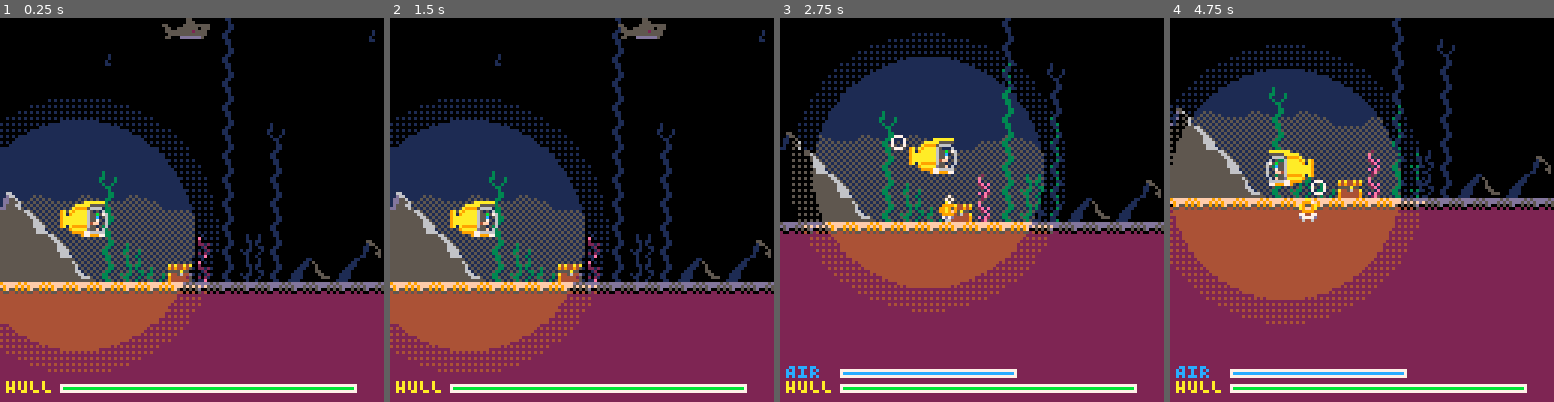
Above: before the commit, frames 1-4 (left to right).
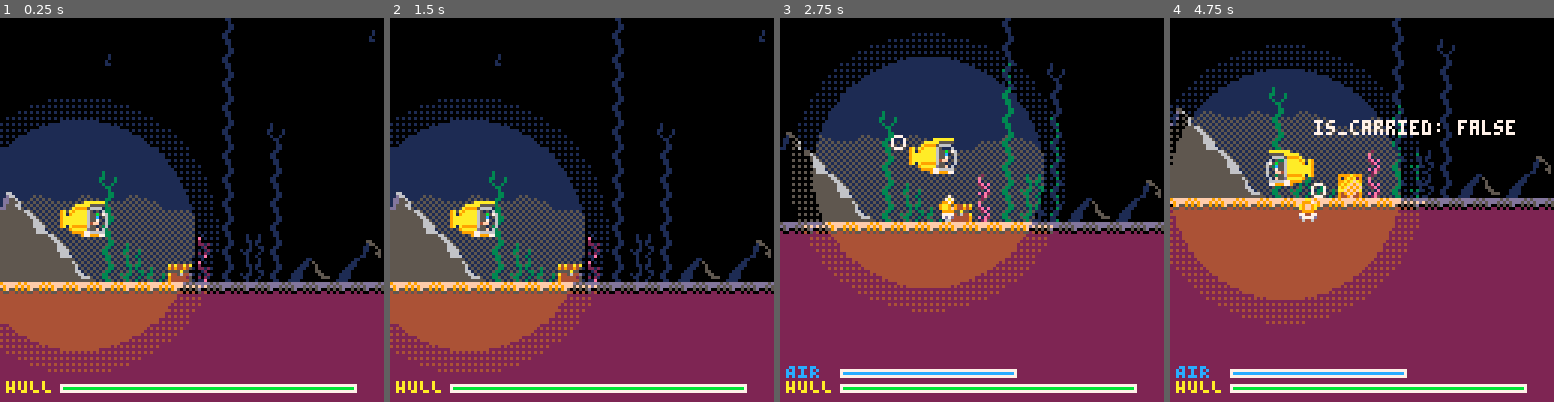
Above: after the commit, the same moments.

Repository: teamgantt/tg-sub-game
Game: PICO-8 cartridge tg-sub.p8
Same seed, same stepped clock (60 frames per second), same inputs: the game is played once before the commit and once after it.
Inputs:
- Up to frame 1 (0.25 s): no input
- Up to frame 2 (1.5 s): tap X (X key) at 0.33, 1.07 s
- Up to frame 3 (2.75 s): hold Right 1.6-2.1 s; tap X (X key) at 1.85 s; hold Up 2.15-2.42 s; hold Right from 2.47 s (still down)
- Up to frame 4 (4.75 s): tap X (X key) at 2.97, 4.08 s; release Right at 3.03 s; hold Left 3.08-3.58 s; hold Down 3.63-3.97 s; hold Right 4.02-4.68 s; hold Up from 4.73 s (still down)

The runs differ from the first frame. In frame 1, 0.4% of the frame differs, in the area x 42-55%, y 0-6%; in frame 2, 0.4%; in frame 3, 0.1%; in frame 4, 1.3%, in the area x 35-90%, y 26-50%.

Commit message:
adds dynamic object setup/handling

Diff:
--- /dev/null
+++ b/src/dynamic-obj.lua
@@ -0,0 +1,123 @@
+function i_dyn_objs()
+  chest = class {
+    init = function(self, x, y)
+      self.x = x
+      self.y = y
+      self.w = 8
+      self.h = 8
+      self.img = 59 -- closed chest
+      self.open = false
+    end,
+    update = function(self, dt)
+      if self.open then
+        self.img = 60 -- open chest
+      end
+
+      if (check_collision(self, player.diver)) then
+        if (btn(⬇️) and not self.open) then
+          self.open = true
+          sfx(5)
+
+          -- spawn treasure
+          local treasure = treasure(self.x, self.y)
+          add(world.treasures, treasure)
+        end
+      end
+    end,
+    draw = function(self)
+      spr(self.img, self.x, self.y)
+    end,
+  }
+
+  treasure = class {
+    init = function(self, x, y)
+      self.x = x
+      self.y = y
+      self.w = 8
+      self.h = 8
+      self.dy = 0
+      self.is_carried = false
+      self.is_hooked = false
+      self.img = 61 -- treasure
+      self.show_hint = false
+    end,
+    update = function(self, dt)
+      if (check_collision(self, player.diver)) then
+        self.show_hint = true
+
+        if (btnp(⬇️) and not self.is_carried) then
+          self.is_carried = true
+          sfx(7)
+        elseif ((btnp(⬇️)) and self.is_carried) then
+          self.is_carried = false
+          sfx(7)
+        end
+      else
+        self.show_hint = false
+      end
+
+      if self.is_carried and player.mode == 'diver' then
+        -- hold treasure in front of player depending on direction
+        if player.diver.flipx then
+          self.x = player.diver.x - 8
+          self.y = player.diver.y
+        elseif not player.diver.flipx then
+          self.x = player.diver.x + 8
+          self.y = player.diver.y
+        end
+      else
+        self.is_carried = false
+      end
+
+      -- handle world collisions
+      -- if treasure is not carried, collide with world
+      if (self.is_carried or collide_map(self, 'down', 0)) then
+        self.dy = 0
+      else
+        self.y+=.2
+      end
+
+    end,
+    draw = function(self)
+      print('is_carried: '..tostr(self.is_carried), self.x-8, self.y-18, 7)
+      if player.mode == 'diver' then
+        if self.show_hint and not self.is_carried then
+          print('⬇️ GRAB', self.x-8, self.y-10, 7)
+        elseif self.show_hint and self.is_carried then
+          print('⬇️ DROP', self.x-8, self.y-10, 7)
+        end
+      end
+      spr(self.img, self.x, self.y)
+    end,
+  }
+
+  clam = class {
+    init = function(self, x, y)
+      self.x = x-8
+      self.y = y-8
+      self.w = 16
+      self.h = 16
+      self.img = 12 -- closed clam
+      self.open = false
+    end,
+    update = function(self, dt)
+      if self.open then
+        self.img = 14 -- open clam
+      end
+
+
+      if (check_collision(self, player.diver)) then
+        if (btnp(⬇️) and not self.open) then
+          self.open = true
+          sfx(6)
+        end
+      end
+    end,
+    draw = function(self)
+      spr(self.img, self.x, self.y, 2, 2, false, false)
+    end,
+    collision = function(self, other)
+      if (check_collision(self, other)) return true
+    end
+  }
+end
--- a/src/sub.lua
+++ b/src/sub.lua
@@ -128,6 +128,15 @@
     end
   end
 
+  -- collide with player to pick up
+  if (check_collision(tgsub, player.diver)) then
+    player.mode = 'tgsub'
+    player.diver.x = 0
+    player.diver.y = 0
+    player.diver.o2 = 100
+    sfx(3)
+  end
+
   --apply dx and dy to player position
   tgsub.x+=tgsub.dx
   tgsub.y+=tgsub.dy
--- a/src/world.lua
+++ b/src/world.lua
@@ -2,15 +2,55 @@
 function i_world()
   world={}
   world.water_surface=28
+  world.chests={}
+  world.clams={}
+  world.sharks={}
+  world.treasures={}
 
-  shark1 = shark(50, 160)
+  shark1 = shark(160, 160)
   shark2 = shark(160, 130)
+
+  -- setup dynamic objects
+  -- loop over all map tiles and create objects
+  for i=1, 208 do
+    for j=1, 256 do
+      local tile = mget(i, j)
+      if tile == 59 then
+        -- create a chest
+        local chest = chest(i*8, j*8)
+        add(world.chests, chest)
+        -- remove static tile
+        mset(i, j, 0)
+      end
+      if tile == 11 then
+        -- create a clam
+        local clam = clam(i*8, j*8)
+        add(world.clams, clam)
+        -- remove static tile
+        mset(i, j, 0)
+      end
+    end
+  end
 end
 
 function u_world()
   -- update sharks
   shark1:update()
   shark2:update()
+
+  -- update dynamic objects
+  for i=1, #world.chests do
+    world.chests[i]:update()
+  end
+
+  for i=1, #world.clams do
+    world.clams[i]:update()
+  end
+
+  -- update treasures
+  for i=1, #world.treasures do
+    world.treasures[i]:update()
+  end
 end
 
 function d_world()
@@ -29,6 +69,20 @@
   -- draw sharks
   shark1:draw()
   shark2:draw()
+
+  -- draw dynamic objects
+  for i=1, #world.chests do
+    world.chests[i]:draw()
+  end
+  for i=1, #world.clams do
+    world.clams[i]:draw()
+  end
+
+  -- draw treasures
+  for i=1, #world.treasures do
+    world.treasures[i]:draw()
+  end
+
 end
 
 
--- a/tg-sub.p8
+++ b/tg-sub.p8
@@ -5,6 +5,7 @@
 --by tg devs
 
 #include src/utils.lua
+#include src/dynamic-obj.lua
 #include src/shark.lua
 #include src/collisions.lua
 #include src/world.lua
@@ -26,6 +27,7 @@
   shake_int = 0
   shake_control = 5
 
+  i_dyn_objs()
   i_shark()
   i_world()
   i_sub()
Not shown, changed: 22 lines of the sprite sheet (__gfx__) section of tg-sub.p8
Not shown, changed: the sound effects (__sfx__) section of tg-sub.p8
